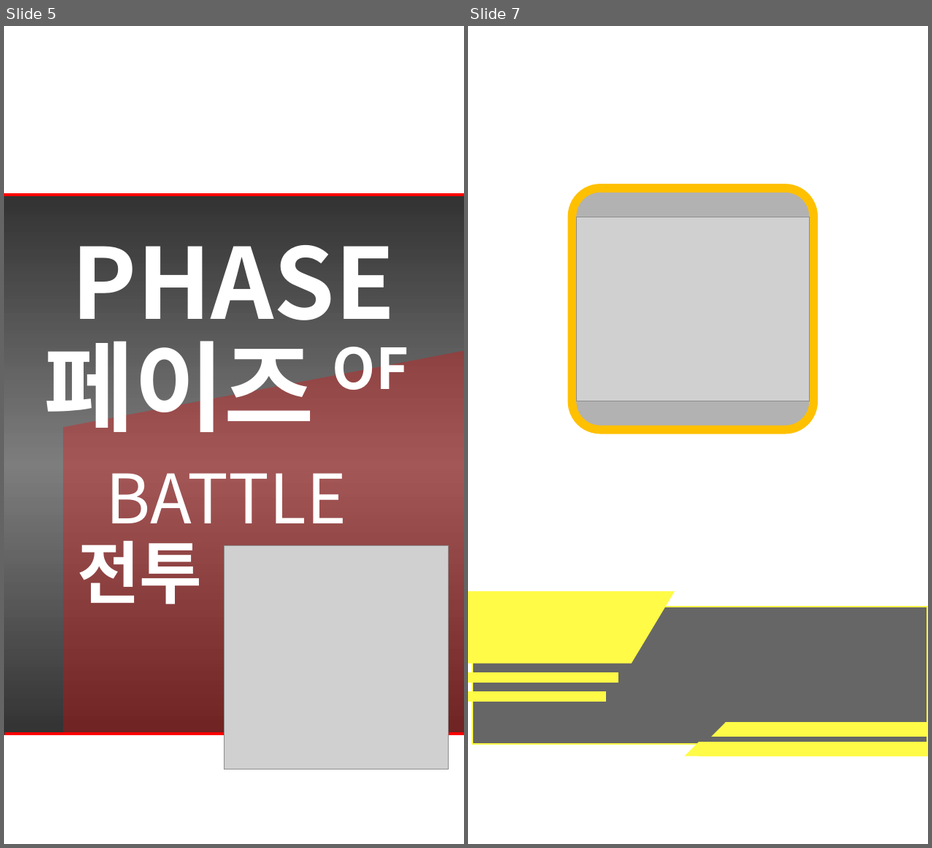
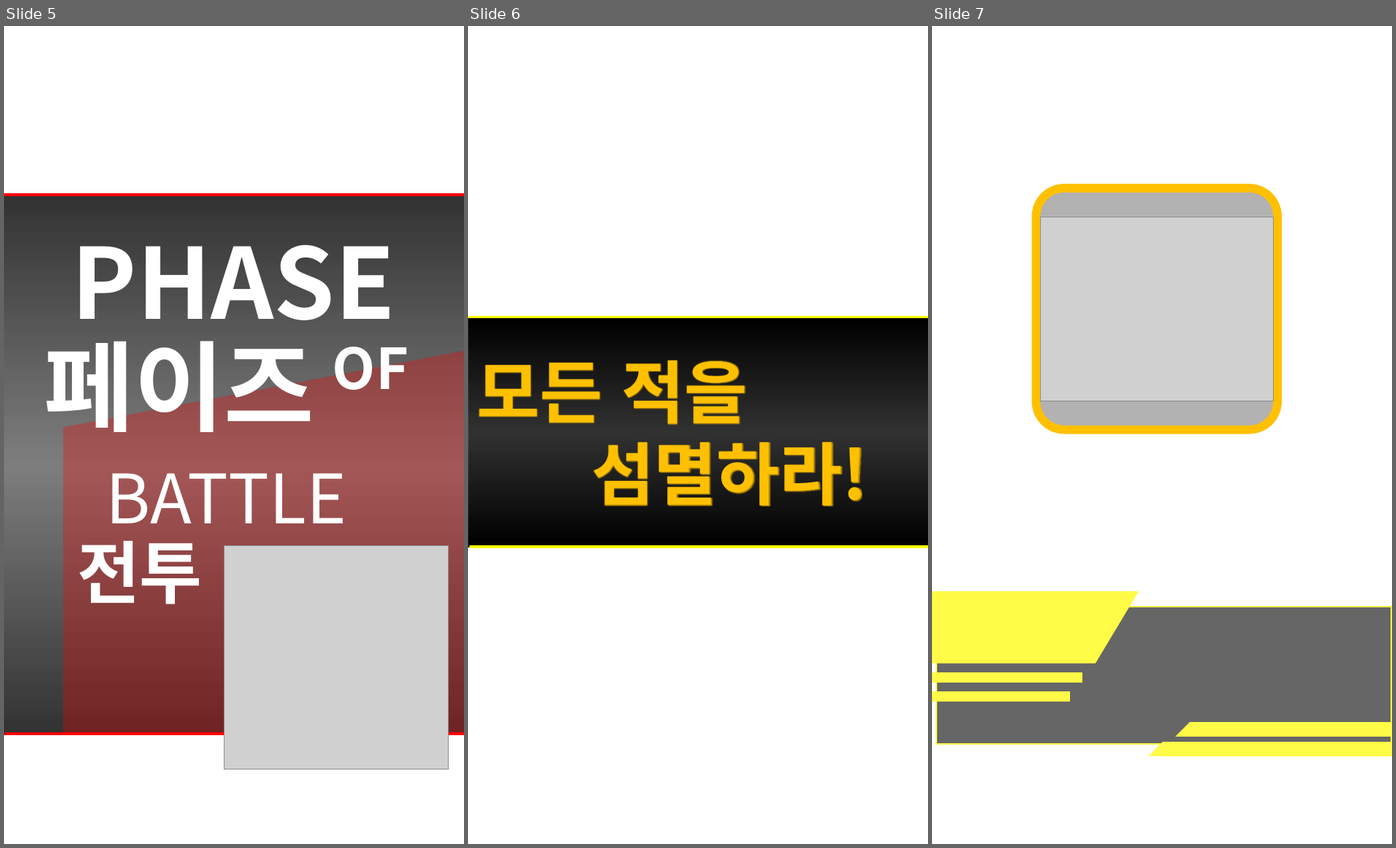
Before and after one commit to SNUGDC/DrawingRPG, a slide deck: Drawing RPG Dummy 리소스 EQ1.pptx. Shown side by side, each under a label of ours: slides 5 and 7 before the commit, slides 5, 6 and 7 after it; the slides between them are not shown. The pictures are 932x848 and 1396x848 pixels, drawn with LibreOffice and Linux fonts; fonts in the diff are those of the drawing; grey boxes stand for pictures. Boxes give left, top, right and bottom in pixels: in the first picture for what was removed or moved away, otherwise in the second. Text is boxed around its words. In the diff, an @@ line names an element or a change of style, - is before the commit and + after.

```diff
--- a/Drawing RPG Dummy 리소스 EQ1.pptx
+++ b/Drawing RPG Dummy 리소스 EQ1.pptx
@@ slide 6 added at [468,26,928,844], background #FFFFFF @@
@@ group added at [469,317,928,547]: 2 lines, 1 rectangle, 1 text @@
+모든 적을
+섬멸하라!
```
Also in this commit, not shown: 1 slide removed, 1 other file.
